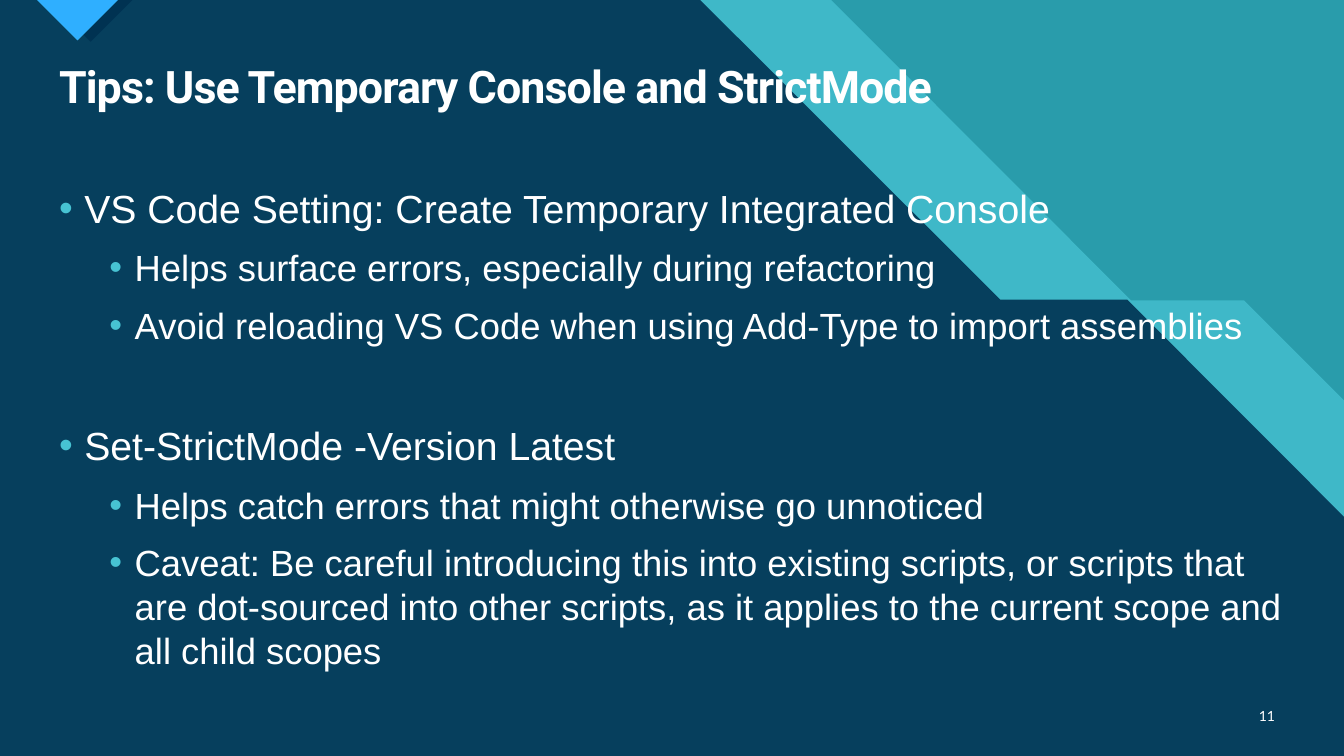
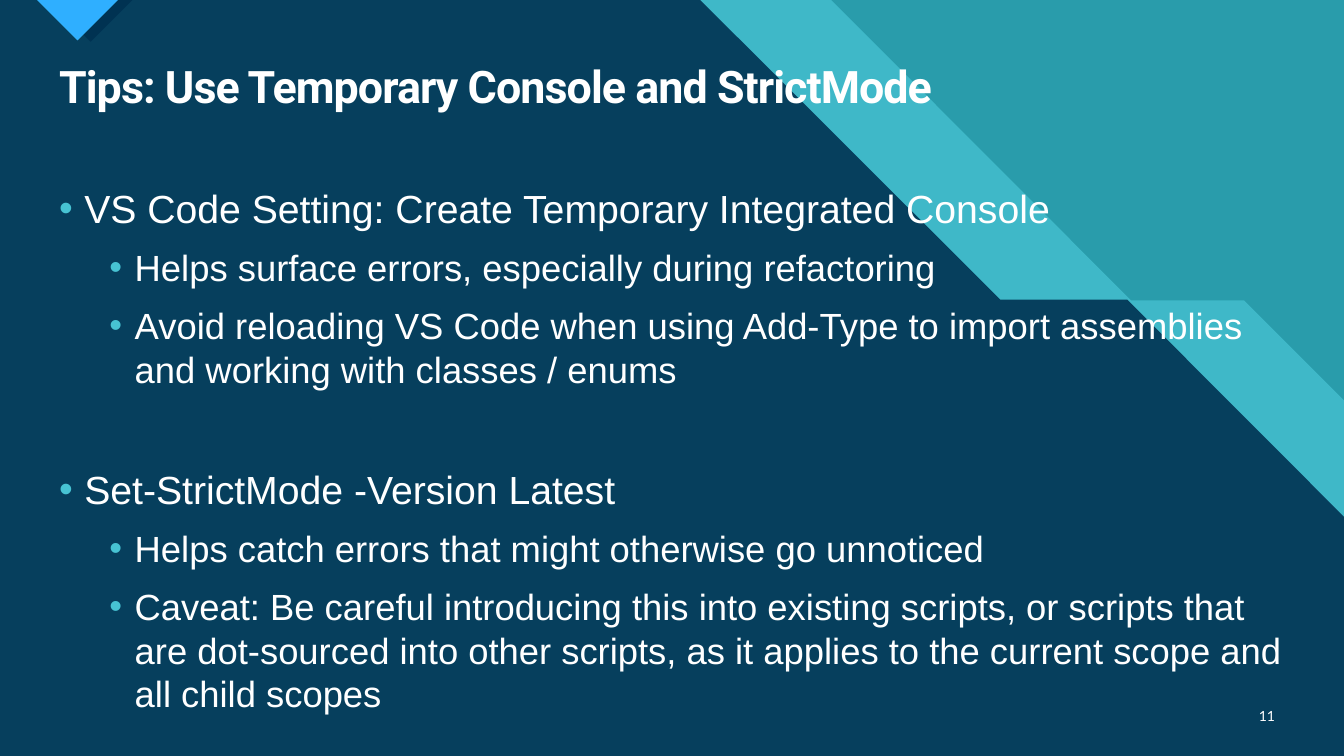
Before and after one commit to deadlydog/Presentation.tiPSWelcome, a slide deck: slide 11 of src/tiPS Welcome.pptx. Drawn at 1344x756 pixels with LibreOffice and Linux fonts; fonts in the diff are those of the drawing. Boxes give left, top, right and bottom in pixels: in the first picture for what was removed or moved away, otherwise in the second. Text is boxed around its words. In the diff, an @@ line names an element or a change of style, - is before the commit and + after.

```diff
--- a/src/tiPS Welcome.pptx
+++ b/src/tiPS Welcome.pptx
@@ text at [135, 310, 1242, 390]: text changed @@
-  • Avoid reloading VS Code when using Add-Type to import assemblies
+  • Avoid reloading VS Code when using Add-Type to import assemblies and working with classes / enums
```
Also in this commit, not shown: 5 other slides changed, 1 other file.
